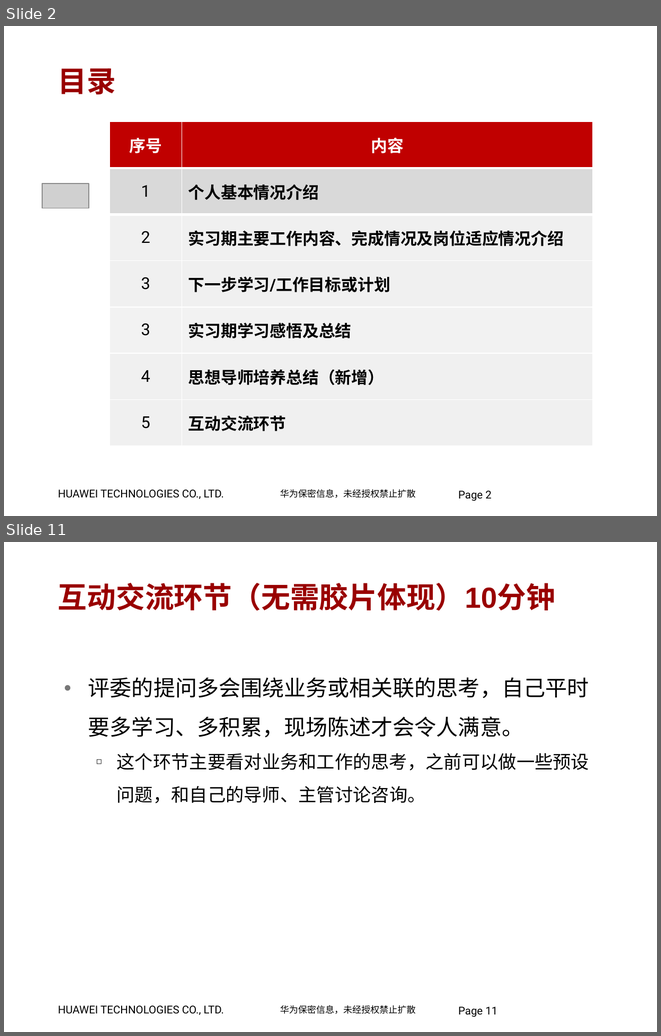
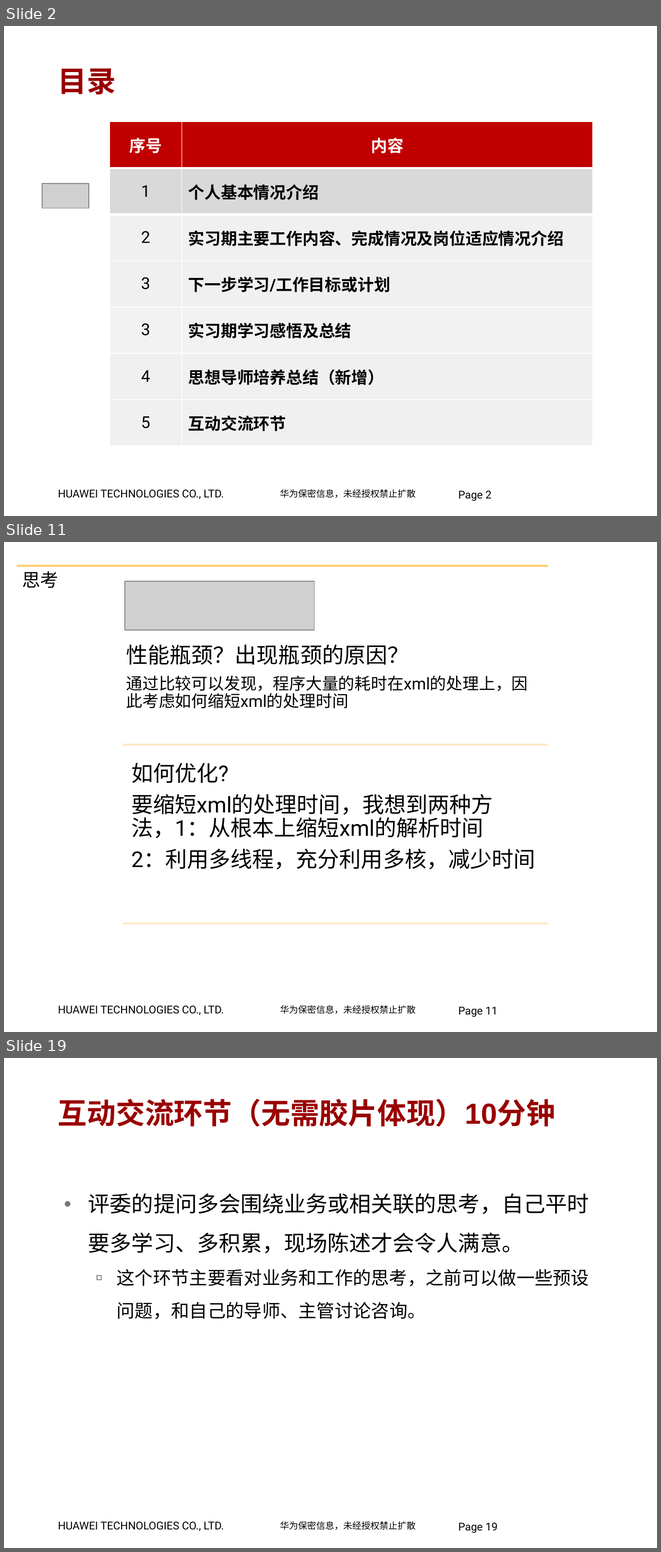
Before and after one commit to jumpjumpdog/Company, a slide deck: LTE产品部实习生转录用答辩模板.pptx. Shown one above the other, each under a label of ours: slides 2 and 11 before the commit, slides 2, 11 and 19 after it; the slides between them are not shown. The pictures are 661x1036 and 661x1552 pixels, drawn with LibreOffice and Linux fonts; fonts in the diff are those of the drawing; grey boxes stand for pictures; background and template pictures are left out. Boxes give left, top, right and bottom in pixels: in the first picture for what was removed or moved away, otherwise in the second. Text is boxed around its words. In the diff, an @@ line names an element or a change of style, - is before the commit and + after.

```diff
--- a/LTE产品部实习生转录用答辩模板.pptx
+++ b/LTE产品部实习生转录用答辩模板.pptx
@@ slide 11 added at <box>4,542,657,1032</box>, background #FFFFFF; not listed: 3 template elements that a slide beside it also shows @@
@@ picture added at <box>125,581,314,630</box> @@
@@ group added at <box>17,565,548,923</box>: 3 lines, 3 texts @@
+思考
+性能瓶颈？出现瓶颈的原因？
+通过比较可以发现，程序大量的耗时在xml的处理上，因此考虑如何缩短xml的处理时间
+如何优化?
+要缩短xml的处理时间，我想到两种方法，1：从根本上缩短xml的解析时间
+2：利用多线程，充分利用多核，减少时间
@@ what was slide 11 is now slide 19 @@
@@ page number at <box>458,1522,497,1533</box>: text changed @@
-Page 11
+Page 19
```
Also in this commit, not shown: 5 slides changed, 10 other slides added, 3 slides removed, 8 other files.
